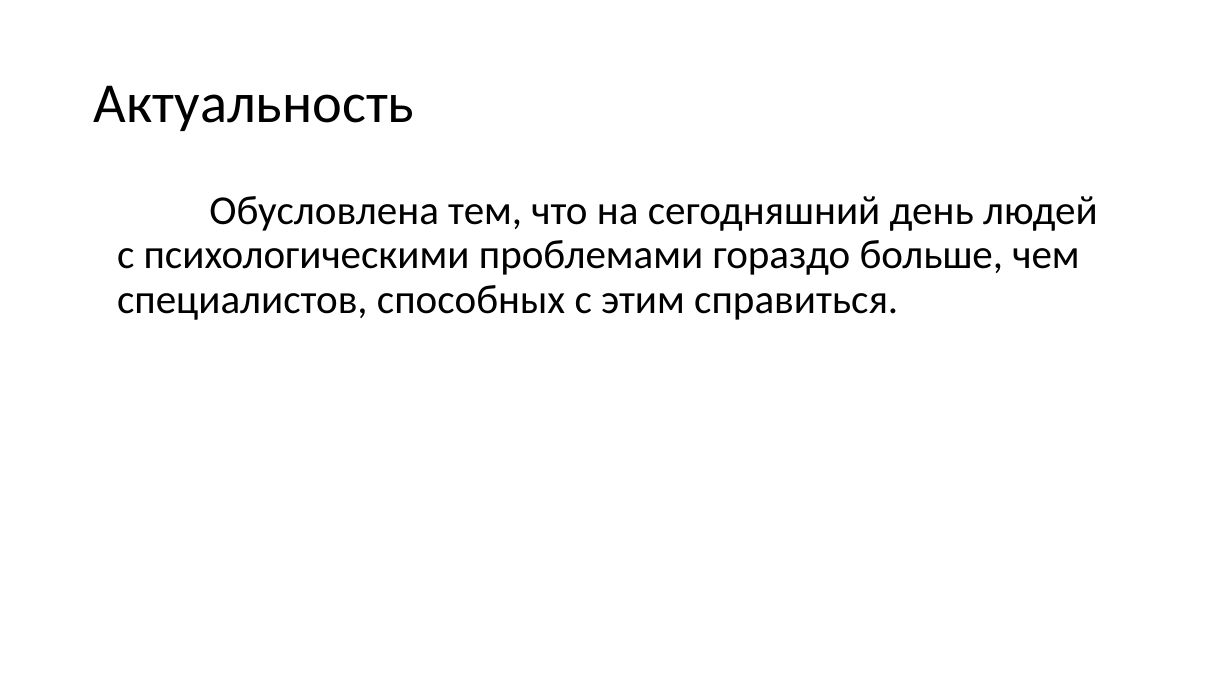
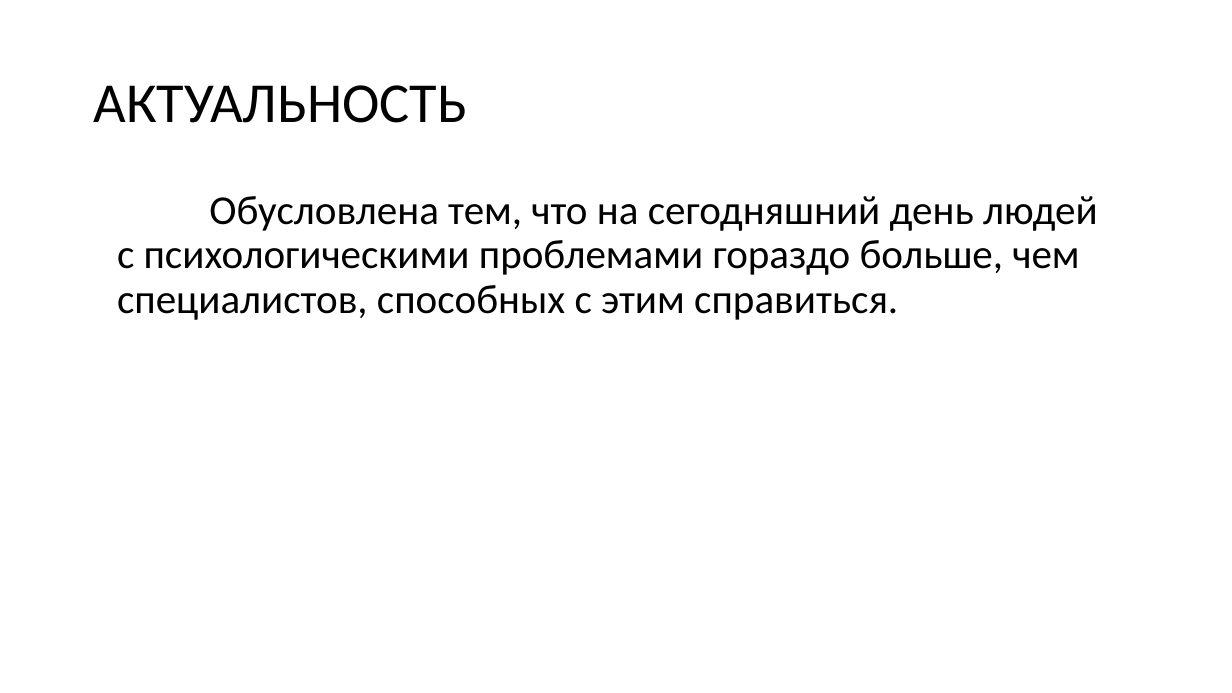
Before and after one commit to Wideweb/-digital-psychology-docs, a slide deck: slide 4 of Алькевич А.С/Презентация.pptx. Drawn at 1232x693 pixels with LibreOffice and Linux fonts; fonts in the diff are those of the drawing. Boxes give left, top, right and bottom in pixels: in the first picture for what was removed or moved away, otherwise in the second. Text is boxed around its words. In the diff, an @@ line names an element or a change of style, - is before the commit and + after.

```diff
--- a/Алькевич А.С/Презентация.pptx
+++ b/Алькевич А.С/Презентация.pptx
@@ title at (94, 85, 467, 123): text changed @@
-Актуальность
+АКТУАЛЬНОСТЬ
```
Also in this commit, not shown: 6 other slides changed, 1 slide added, 1 slide removed, 10 other files.
